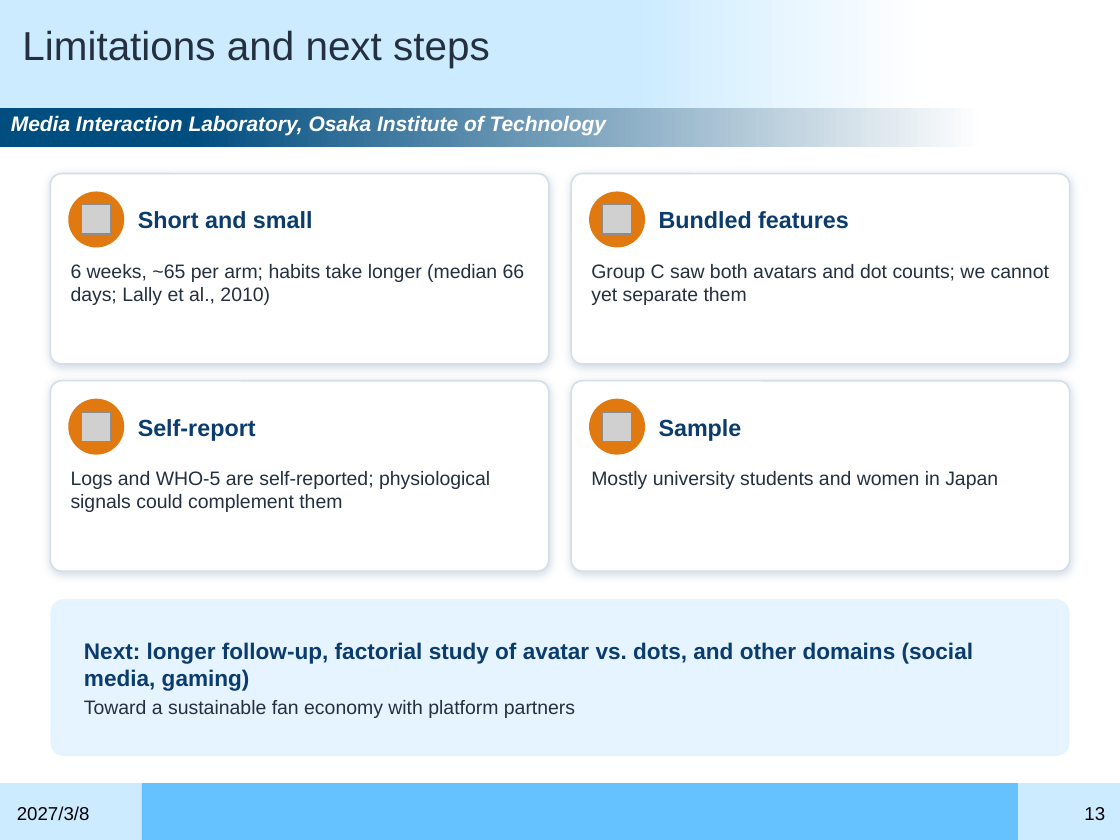
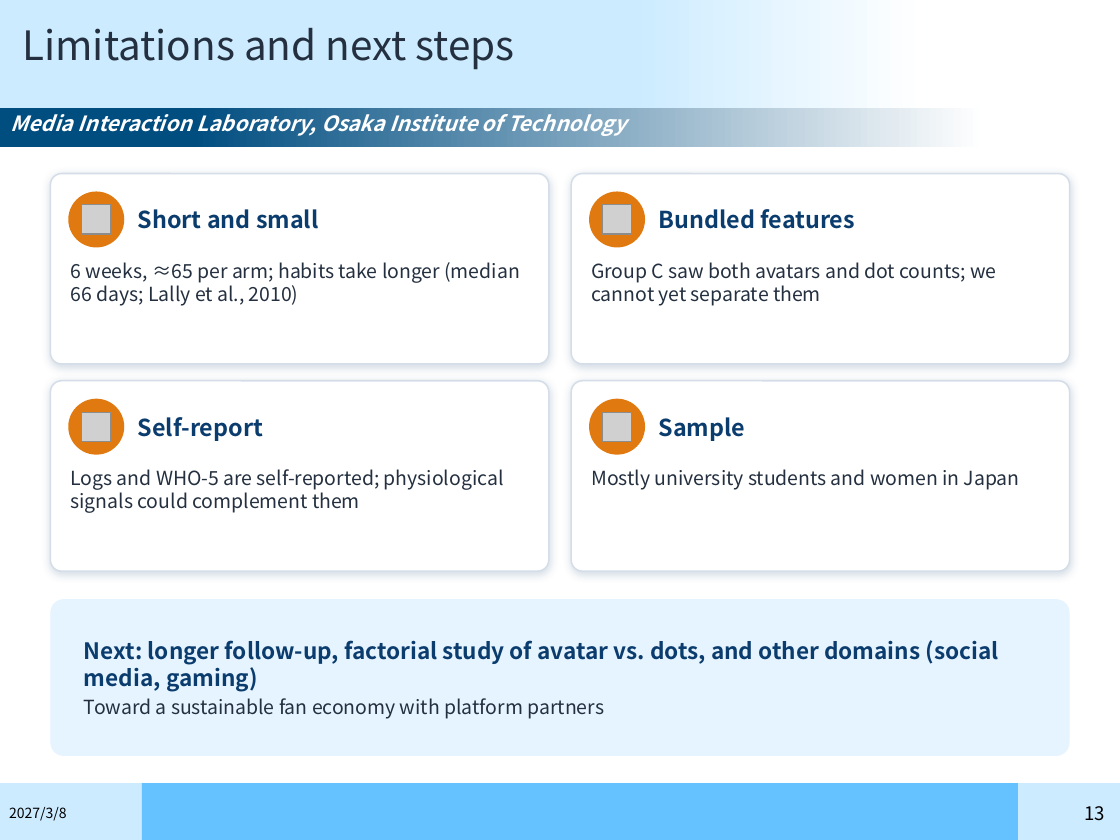
Before and after one commit to gen3121/semonster, a slide deck: slide 13 of research-materials/slides/08_発表②_202703_CHIIR2027_英語発表.pptx. Drawn at 1120x840 pixels with LibreOffice and Linux fonts; fonts in the diff are those of the drawing; grey boxes stand for pictures; background and template pictures are left out. Boxes give left, top, right and bottom in pixels: in the first picture for what was removed or moved away, otherwise in the second. Text is boxed around its words. In the diff, an @@ line names an element or a change of style, - is before the commit and + after.

```diff
--- a/research-materials/slides/08_発表②_202703_CHIIR2027_英語発表.pptx
+++ b/research-materials/slides/08_発表②_202703_CHIIR2027_英語発表.pptx
@@ font Arial to Noto Sans CJK JP in 11 elements at (x1=22, y1=28, x2=515, y2=70), (x1=1085, y1=806, x2=1106, y2=821), (x1=138, y1=209, x2=319, y2=229), (x1=659, y1=209, x2=855, y2=229), (x1=591, y1=262, x2=996, y2=306), (x1=138, y1=417, x2=263, y2=441), (x1=71, y1=469, x2=504, y2=513), (x1=659, y1=417, x2=746, y2=441), (x1=591, y1=469, x2=1020, y2=490), (x1=84, y1=640, x2=999, y2=719), (x1=11, y1=114, x2=626, y2=136) @@
@@ text at (x1=71, y1=262, x2=519, y2=306): text changed; font Arial to Noto Sans CJK JP @@
-6 weeks, ~65 per arm; habits take longer (median 66 days; Lally et al., 2010)
+6 weeks, ≈65 per arm; habits take longer (median 66 days; Lally et al., 2010)
@@ text "2027/3/8" at (x1=9, y1=807, x2=67, y2=821): size 12 to 9 pt, font Arial to Noto Sans CJK JP @@
```
Also in this commit, not shown: 13 other slides changed, 33 other files.
